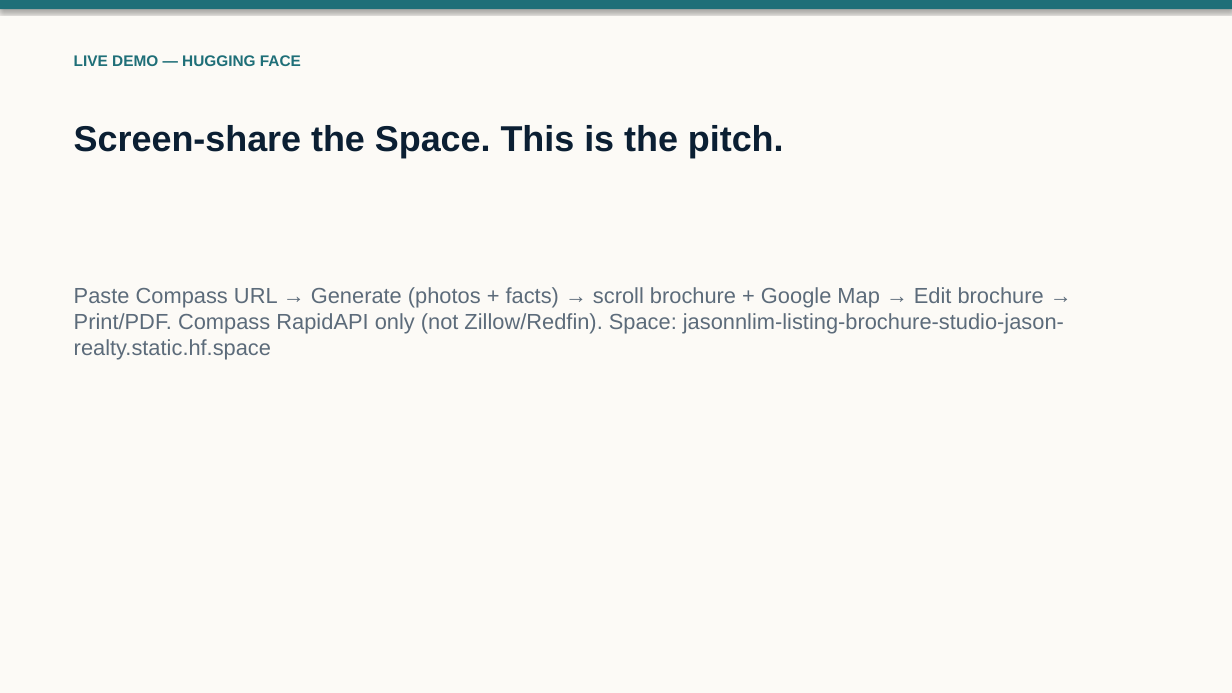
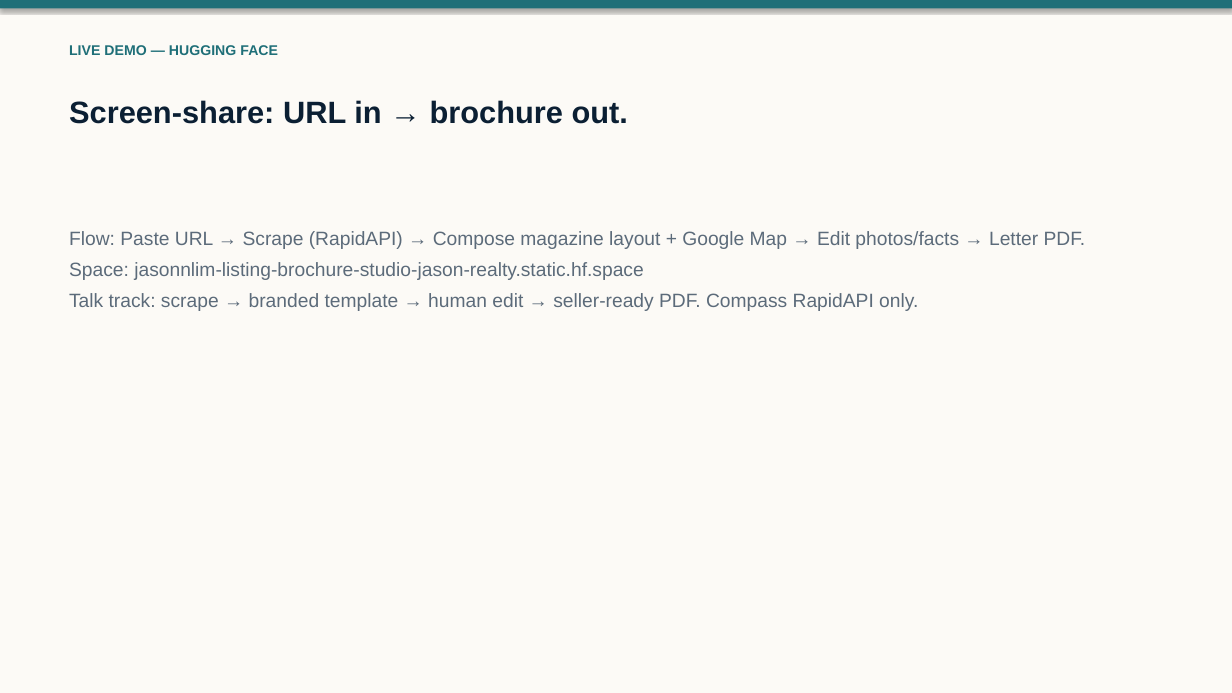
Before and after one commit to jhhlim/LLMFundamentals, a slide deck: slide 2 of Jason_Lim_Project_Notes_Demo_10min_VC_Pitch.pptx. Drawn at 1232x693 pixels with LibreOffice and Linux fonts; fonts in the diff are those of the drawing. Boxes give left, top, right and bottom in pixels: in the first picture for what was removed or moved away, otherwise in the second. Text is boxed around its words. In the diff, an @@ line names an element or a change of style, - is before the commit and + after.

```diff
--- a/Jason_Lim_Project_Notes_Demo_10min_VC_Pitch.pptx
+++ b/Jason_Lim_Project_Notes_Demo_10min_VC_Pitch.pptx
@@ text "LIVE DEMO — HUGGING FACE" moved from (x1=74, y1=55, x2=301, y2=66) to (x1=69, y1=45, x2=278, y2=55) @@
@@ text "LIVE DEMO — HUGGING FACE" at (x1=69, y1=45, x2=278, y2=55): size 12 to 11 pt; more space between paragraphs @@
@@ text at (x1=69, y1=100, x2=628, y2=124): text changed; size 28 to 24 pt @@
-Screen-share the Space. This is the pitch.
+Screen-share: URL in → brochure out.
@@ text at (x1=69, y1=231, x2=1086, y2=311): text changed; size 17 to 15 pt @@
-Paste Compass URL → Generate (photos + facts) → scroll brochure + Google Map → Edit brochure → Print/PDF. Compass RapidAPI only (not Zillow/Redfin). Space: jasonnlim-listing-brochure-studio-jason-realty.static.hf.space
+Flow: Paste URL → Scrape (RapidAPI) → Compose magazine layout + Google Map → Edit photos/facts → Letter PDF.
+Space: jasonnlim-listing-brochure-studio-jason-realty.static.hf.space
+Talk track: scrape → branded template → human edit → seller-ready PDF. Compass RapidAPI only.
```
Also in this commit, not shown: 3 other slides changed, 3 other files.
